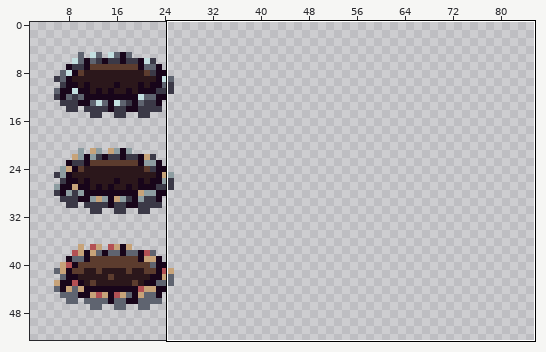
Sprite sheet: assets/graphics/objects.png. Above, an overview of the earlier version with the close-up marked.
Close-up. Before the commit:
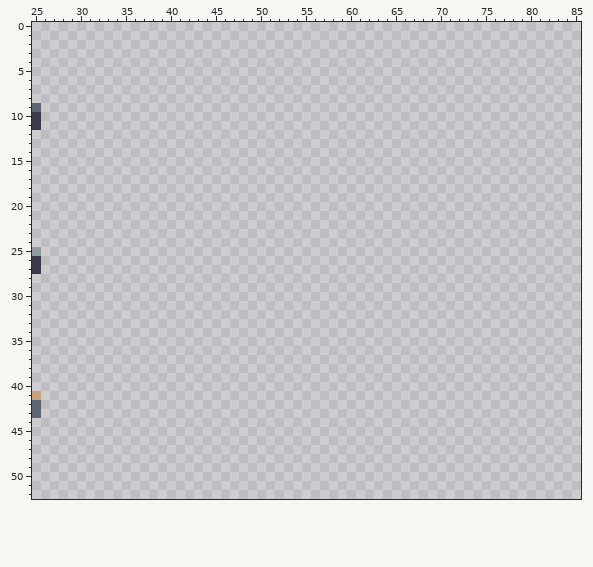
The file is 160x160 pixels. Shown: x 25..85, y 0..52. The wide view leaves out empty margins.
Now the later version:
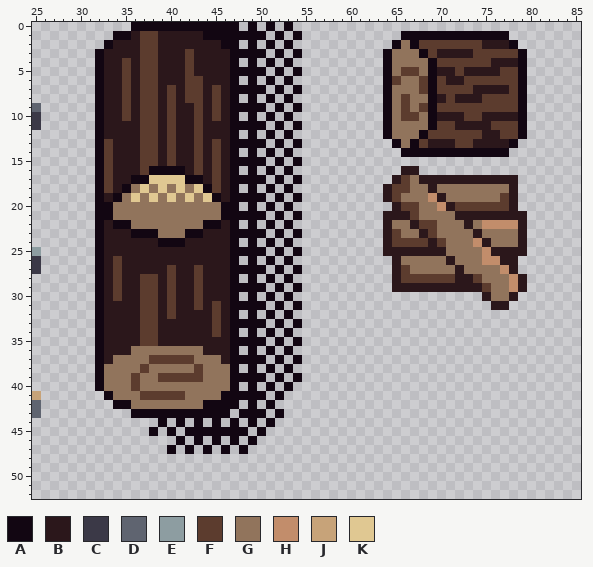
Palette (. is transparent): A #120612  B #2b171b  C #3b3947  D #5f6470  E #8d9da1  F #5c3c2e  G #91745c  H #c28d6b  J #c7a379  K #e0c892
What changed:
Changed rows in their new state; - is an unchanged pixel.
first column x 32:
 0 ----AAAAAAAAAAAA-A-A-A--------------------------
 1 --AABFFBBBBBAAAAAAA-A-A-----------AAAAAAAAAAAA--
 2 -ABBBFFBBBBBBBAA-A-A-A-----------AGAFFFFFFFBBBA-
 3 ABBBBFFBBBFBBBBAAAA-A-A---------AGGGAFBBBBFFFFFA
 4 ABBFBFFBBBFBBBBA-A-A-A----------AGGGGAFFFFFFBBBA
 5 ABBFBFFBBBFBBBBAAAA-A-A---------AGFFGABBFBBBBFFA
 6 ABBFBFFBBBFFBBBA-A-A-A----------AFGGFAFBBFFFFFFA
 7 ABBFBFFBFBFFBFBAAAA-A-A---------AGGGFAFFFFBBBBFA
 8 ABBFBFFBFBFFBFBA-A-A-A----------AGFGGABFBBBFFFFA
 9 ABBFBFFBFBBFBFBAAAA-A-A---------AGFGFAFFFFFFFFFA
10 ABBFBFFBFBBFBFBA-A-A-A----------AGFFGABBBFFBBBBA
11 ABBBBFFBFBBFBBBAAAA-A-A---------AGGGGAFFBBBBFFFA
12 ABBBBFFBFBBFBBBA-A-A-A----------AGGGAFFFFFFBBFFA
13 AFBBBFFBFBBFBFBAAAA-A-A----------AGAFBBBFFBBBBA-
14 AFBBBFFBFBBFBFBA-A-A-A------------AAAAAAAAAAAA--
15 AFBBBFFBFBBFBFBAAAA-A-A-------------------------
16 AFBBBFAAAABFBFBA-A-A-A------------BB------------
17 AFBBAAKKKKAABFBAAAA-A-A----------BFGBBBBBBBBBBB-
18 AFBAGKGKGKGKAFBA-A-A-A----------BFFGGBGGGGGGGGB-
19 ABAGKGKGKGKGKABAAAA-A-A---------BFGGGHBGGGGGGFB-
20 AAGGGGGGGGGGGGAA-A-A-A-----------BFFGGHBFFFFFFB-
21 AAGGGGGGGGGGGGAAAAA-A-A---------BBBFGGGGBBBBBBBB
22 ABAAGGGGGGGGAABA-A-A-A----------BGGBFFGGGBGHHHHB
23 ABBBAAAGGGAABBBAAAA-A-A---------BFGGBFGGGGBGGGGB
24 ABBBBBBAAABBBBBA-A-A-A----------BFFFFBFGGGHBGGGB
25 ABBBBBBBBBBBBBBAAAA-A-A---------BBBBBBBGGGGHBBBB
26 ABFBBBBBBBBBBBBA-A-A-A-----------BGGGGGBGGGHHBB-
27 ABFBBBBBFBBFBBBAAAA-A-A----------BFGGGGGBGGGGHB-
28 ABFBBFFBFBBFBBBA-A-A-A-----------BFFFFFFBBFGGGHB
29 ABFBBFFBFBBFBBBAAAA-A-A----------BBBBBBBBBBFGGHB
30 ABFBBFFBFBBFBBBA-A-A-A---------------------BGGB-
31 ABBBBFFBFBBFBFBAAAA-A-A---------------------BB--
32 ABBBBFFBFBBBBFBA-A-A-A--------------------------
33 ABBBBFFBBBBBBFBAAAA-A-A-------------------------
34 ABBBBFFBBBBBBFBA-A-A-A--------------------------
35 ABBBBFFBBBBBBBBAAAA-A-A-------------------------
36 ABBBGGGGGGGGBBBA-A-A-A--------------------------
37 ABGGGGFFFFFGGGBAAAA-A-A-------------------------
38 AGGGGFGGGGGFGGGA-A-A-A--------------------------
39 AGGGFGGFFFFFGGGAAAA-A-A-------------------------
40 AGGGFGGGGGGGGGGA-A-A-A--------------------------
41 -AGGGFFFFFGGGGAAAAA-A---------------------------
42 --AAGGGGGGGGAAAA-A-A----------------------------
43 ----AAAAAAAAAAA-AAA-A---------------------------
44 -------A-A-A-A-A-A-A----------------------------
45 ------A-A-AAAAAAA-A-----------------------------
46 ---------A-A-A-A-A------------------------------
47 --------A-A-A-A-A-------------------------------
Changed places in both close-ups, as pixel boxes (x1, y1, x2, y2):
added: (95, 22, 302, 454)
added: (383, 31, 527, 310)
